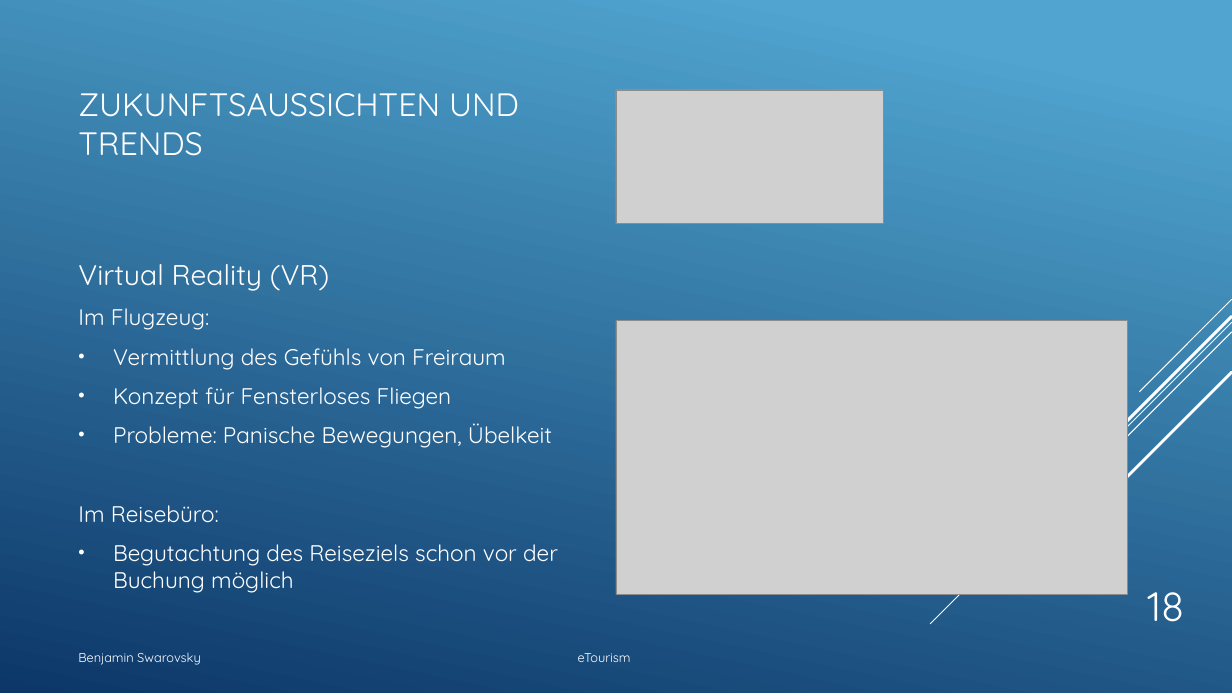
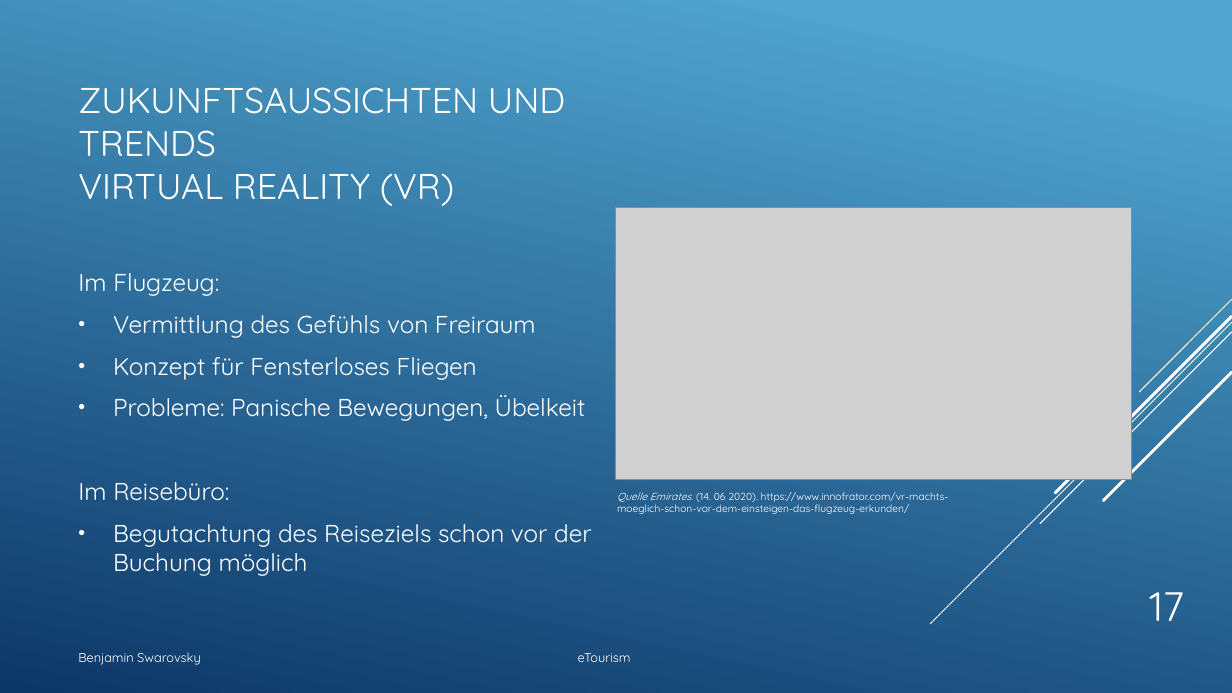
Before and after one commit to BenjaminS01/eTourism, a slide deck: slide 17 of Etourism1.pptx (slide 18 before the commit). Drawn at 1232x693 pixels with LibreOffice and Linux fonts; fonts in the diff are those of the drawing; grey boxes stand for pictures. Boxes give left, top, right and bottom in pixels: in the first picture for what was removed or moved away, otherwise in the second. Text is boxed around its words. In the diff, an @@ line names an element or a change of style, - is before the commit and + after.

```diff
--- a/Etourism1.pptx
+++ b/Etourism1.pptx
@@ title at box(78, 87, 565, 206): text changed; size 25.2 to 27.9 pt @@
-ZUKUNFTSAUSSICHTEN UND TRENDS
+ZUKUNFTSAUSSICHTEN UND TRENDS
+VIRTUAL REALITY (VR)
@@ picture removed at box(616, 90, 884, 224) @@
@@ picture: place and size @@
-picture at box(616, 321, 1128, 594)
+picture at box(616, 208, 1132, 480)
@@ text "Im Flugzeug:": place and size @@
-text "Im Flugzeug:" at box(78, 264, 558, 593)
+text "Im Flugzeug:" at box(78, 273, 592, 576)
@@ text "Im Flugzeug:" at box(78, 273, 592, 576): size 17.6 to 19 pt @@
@@ text at box(78, 264, 329, 291): paragraph removed @@
-Virtual Reality (VR)
@@ text added at box(617, 492, 949, 514), 8 pt, text #FFFFFF @@
+Quelle Emirates. (14. 06 2020). https://www.innofrator.com/vr-machts-moeglich-schon-vor-dem-einsteigen-das-flugzeug-erkunden/
@@ page number at box(1149, 592, 1184, 621): text changed @@
-18
+17
```
Also in this commit, not shown: 12 other slides changed, 2 slides removed, 1 other file.
